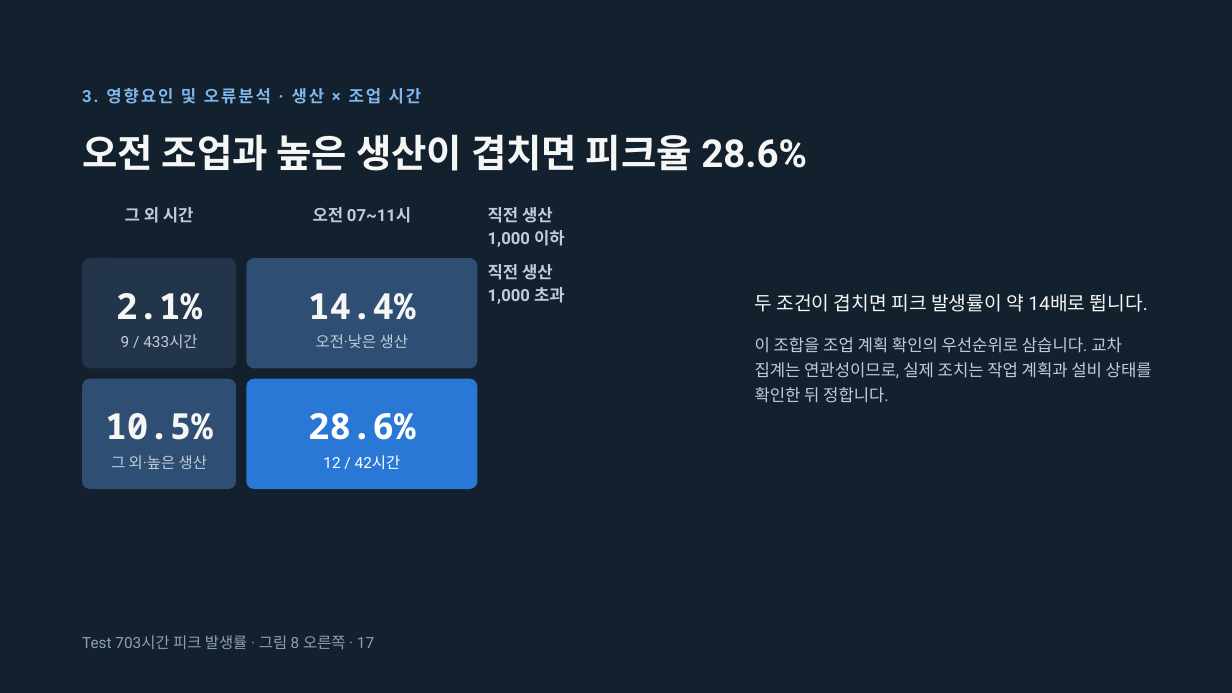
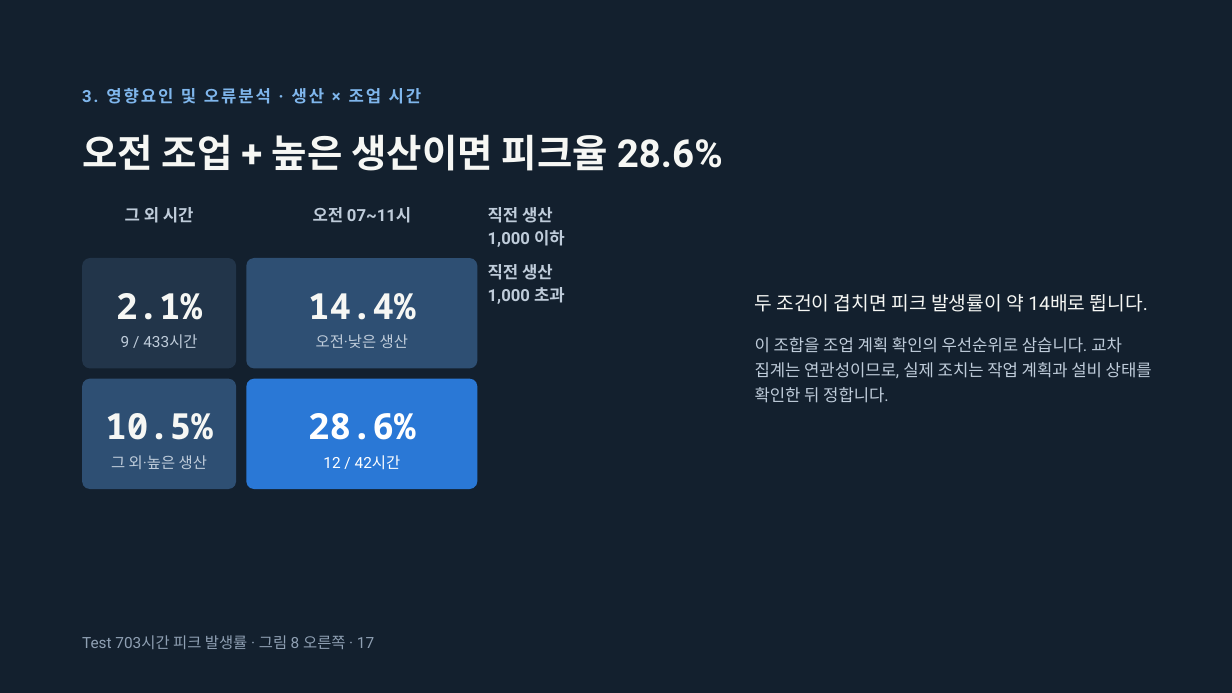
Before and after one commit to jgi0117/KAMP-Competition, a slide deck: slide 17 of docs/presentation/OKM 전력 피크 예측 발표.pptx. Drawn at 1232x693 pixels with LibreOffice and Linux fonts; fonts in the diff are those of the drawing. Boxes give left, top, right and bottom in pixels: in the first picture for what was removed or moved away, otherwise in the second. Text is boxed around its words. In the diff, an @@ line names an element or a change of style, - is before the commit and + after.

```diff
--- a/docs/presentation/OKM 전력 피크 예측 발표.pptx
+++ b/docs/presentation/OKM 전력 피크 예측 발표.pptx
@@ title at (82, 134, 723, 171): text changed @@
-오전 조업과 높은 생산이 겹치면 피크율 28.6%
+오전 조업 + 높은 생산이면 피크율 28.6%
```
Also in this commit, not shown: 12 other slides changed.
